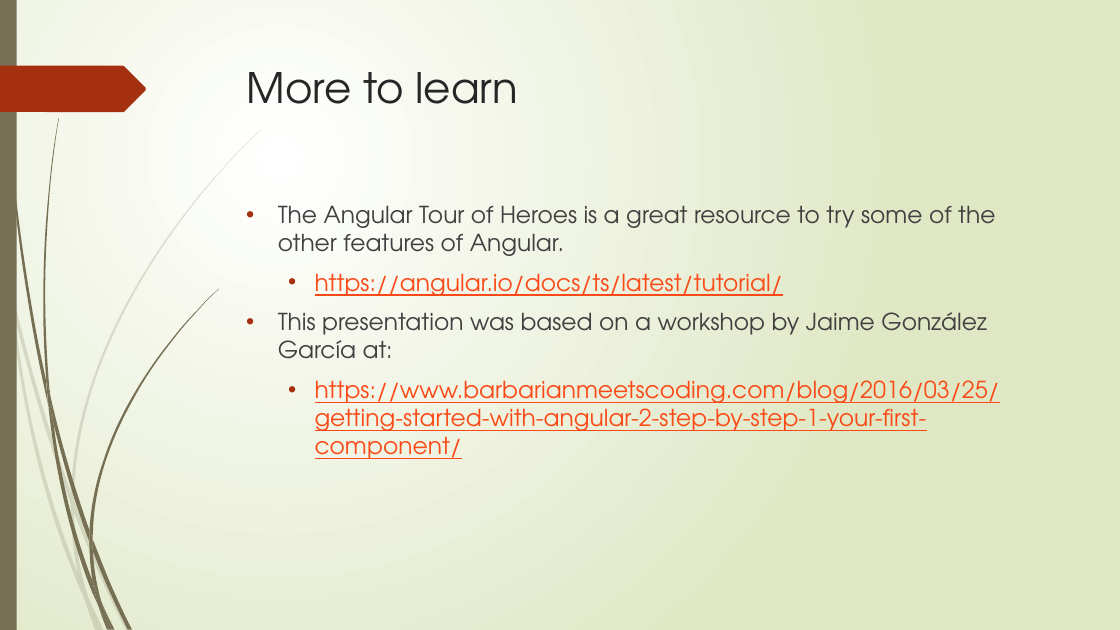
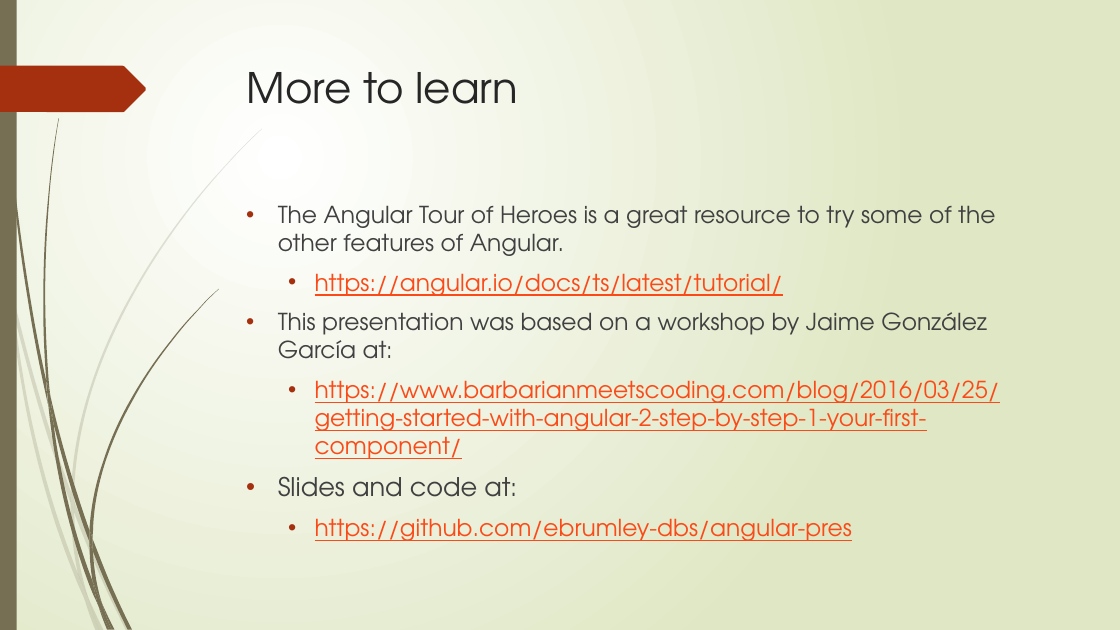
Before and after one commit to ebrumley-dbs/angular-pres, a slide deck: slide 18 of UsingAngularAndHTTP.pptx (slide 11 before the commit). Drawn at 1120x630 pixels with LibreOffice and Linux fonts; fonts in the diff are those of the drawing. Boxes give left, top, right and bottom in pixels: in the first picture for what was removed or moved away, otherwise in the second. Text is boxed around its words. In the diff, an @@ line names an element or a change of style, - is before the commit and + after.

```diff
--- a/UsingAngularAndHTTP.pptx
+++ b/UsingAngularAndHTTP.pptx
@@ text at [278, 476, 852, 541]: paragraphs added @@
+• Slides and code at:
+  • https://github.com/ebrumley-dbs/angular-pres
```
Also in this commit, not shown: 2 other slides changed, 7 slides added, 1 other file.
